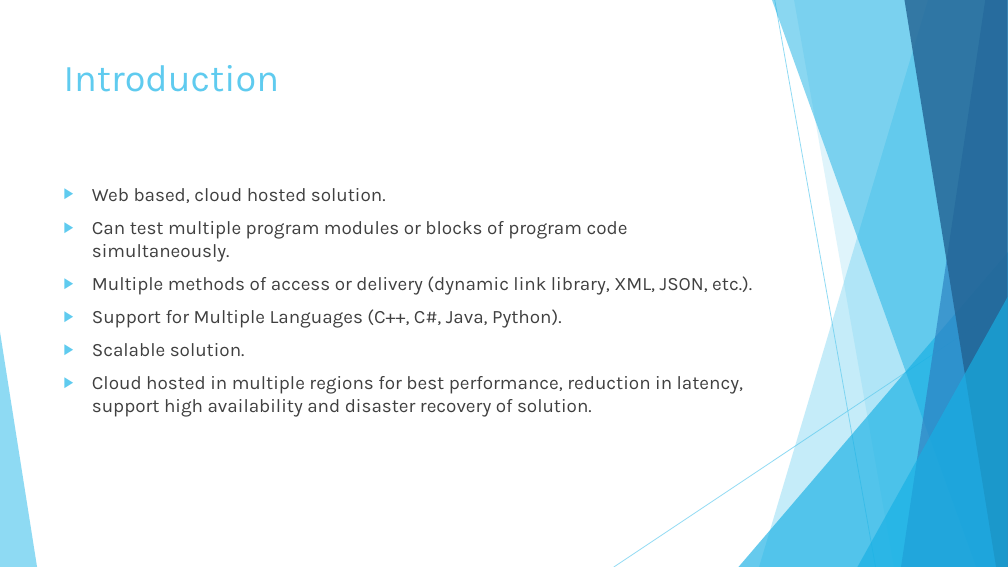
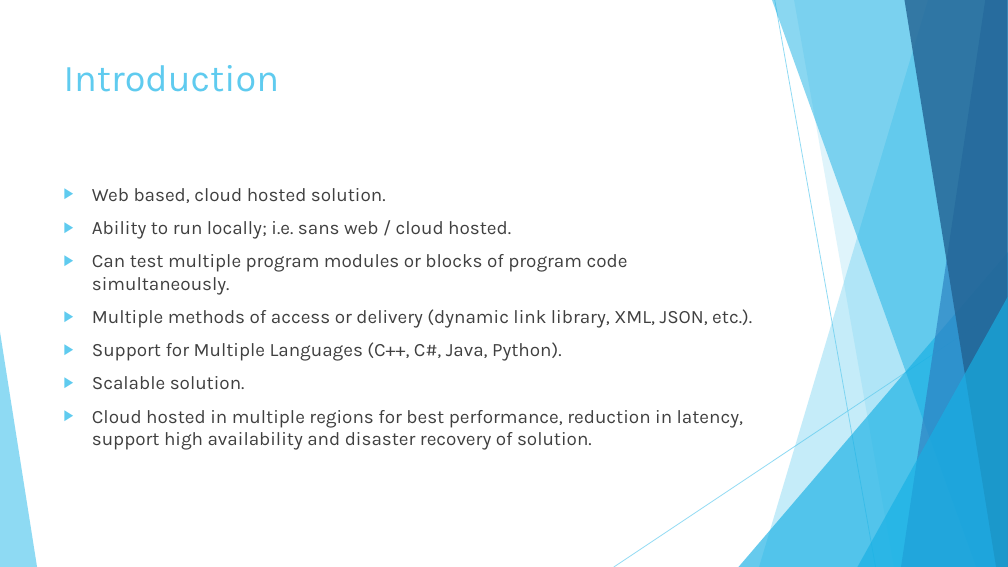
Before and after one commit to KodeFu/cse682, a slide deck: slide 3 of Test Framework Midterm Presentation 001.pptx. Drawn at 1008x567 pixels with LibreOffice and Linux fonts; fonts in the diff are those of the drawing. Boxes give left, top, right and bottom in pixels: in the first picture for what was removed or moved away, otherwise in the second. Text is boxed around its words. In the diff, an @@ line names an element or a change of style, - is before the commit and + after.

Commit message:
Move overview slide up one; i.e. before descriptions. Add local execution, non-web/cloud, bullet point.

```diff
--- a/Test Framework Midterm Presentation 001.pptx
+++ b/Test Framework Midterm Presentation 001.pptx
@@ text at [92, 221, 511, 239]: paragraph added @@
+▶ Ability to run locally; i.e. sans web / cloud hosted.
```
